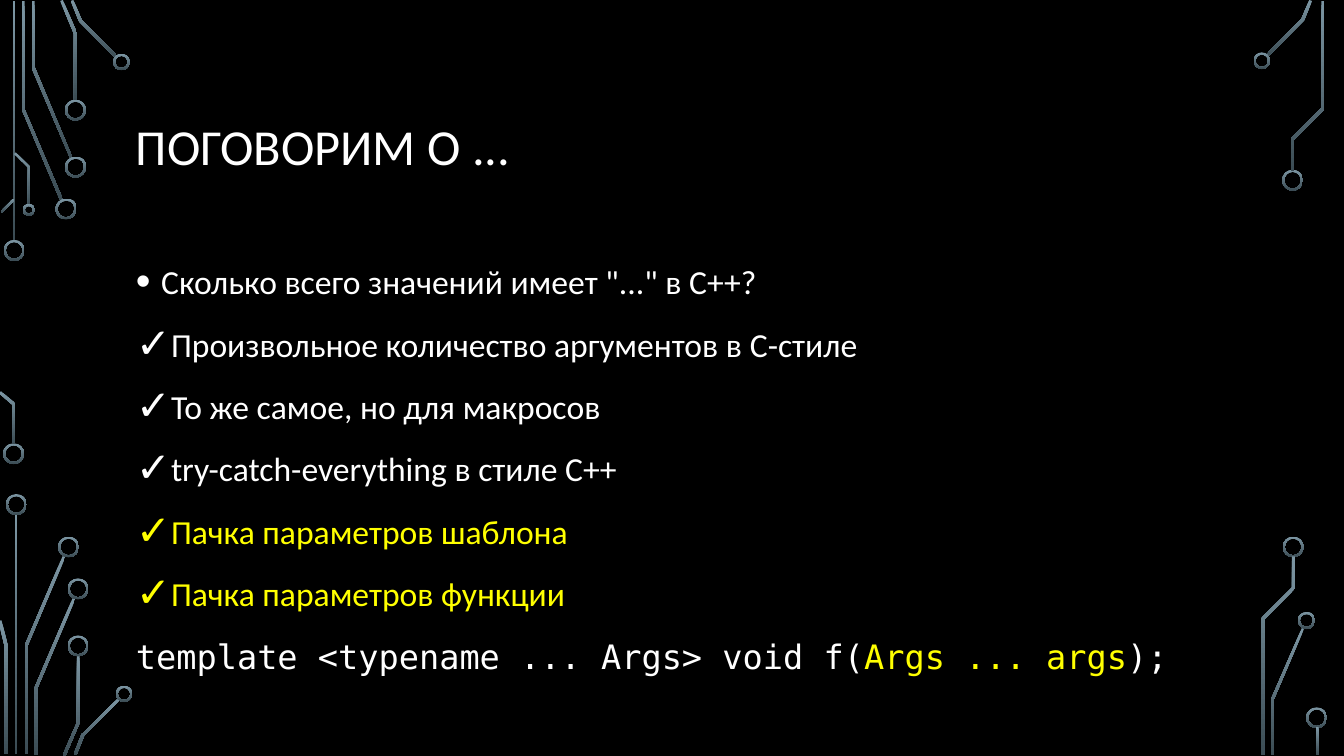
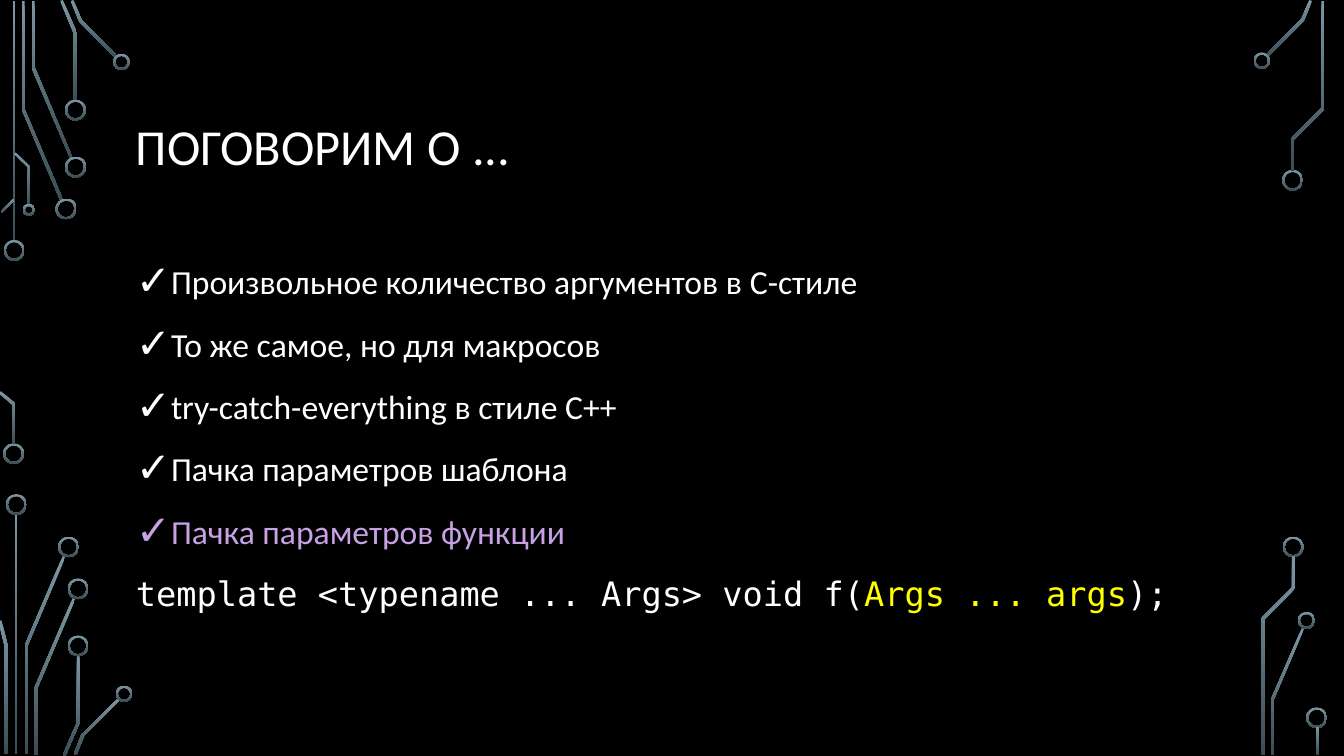
Before and after one commit to MIPT-ILab/cpp-lects-rus, a slide deck: slide 8 of slides/lec2-6-variadics.pptx (slide 7 before the commit). Drawn at 1344x756 pixels with LibreOffice and Linux fonts; fonts in the diff are those of the drawing; background and template pictures are left out. Boxes give left, top, right and bottom in pixels: in the first picture for what was removed or moved away, otherwise in the second. Text is boxed around its words. In the diff, an @@ line names an element or a change of style, - is before the commit and + after.

```diff
--- a/slides/lec2-6-variadics.pptx
+++ b/slides/lec2-6-variadics.pptx
@@ text at (161, 271, 756, 295): paragraph removed @@
-• Сколько всего значений имеет "..." в C++?
@@ text at (171, 458, 568, 550): text colour #FFFF00 to #FFFFFF in "Пачка параметров шаблона"; text colour #FFFF00 to #C7A1E3 in "Пачка параметров функции" @@
```
Also in this commit, not shown: 11 other slides changed, 31 slides added, 4 other files.
